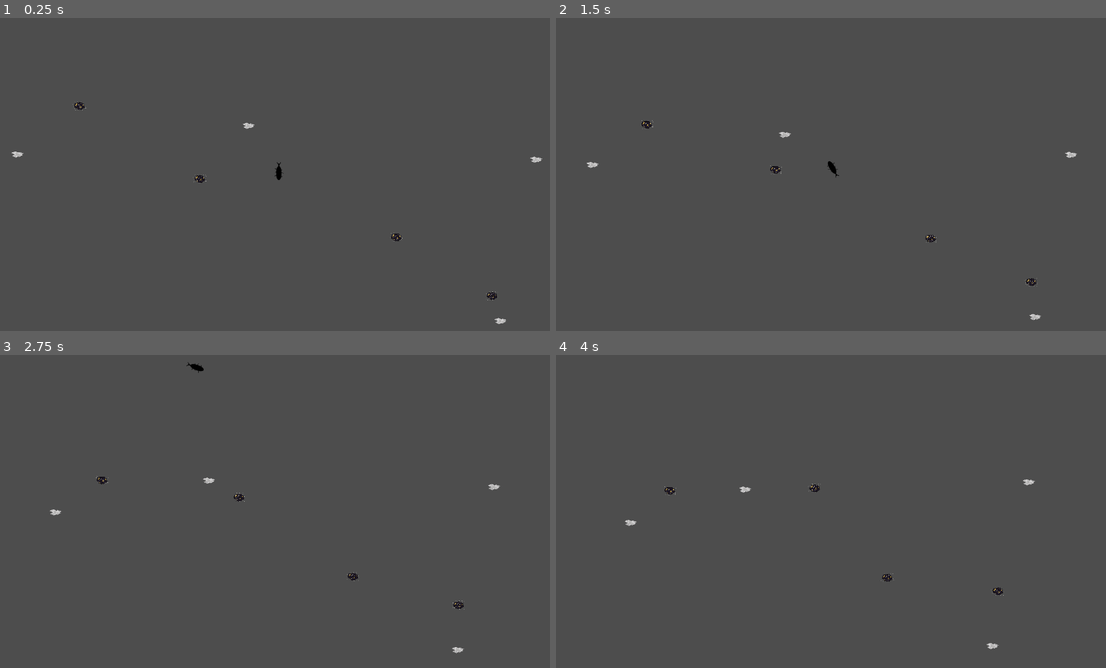
Above: before the commit, frames 1-4 (two rows, left to right).
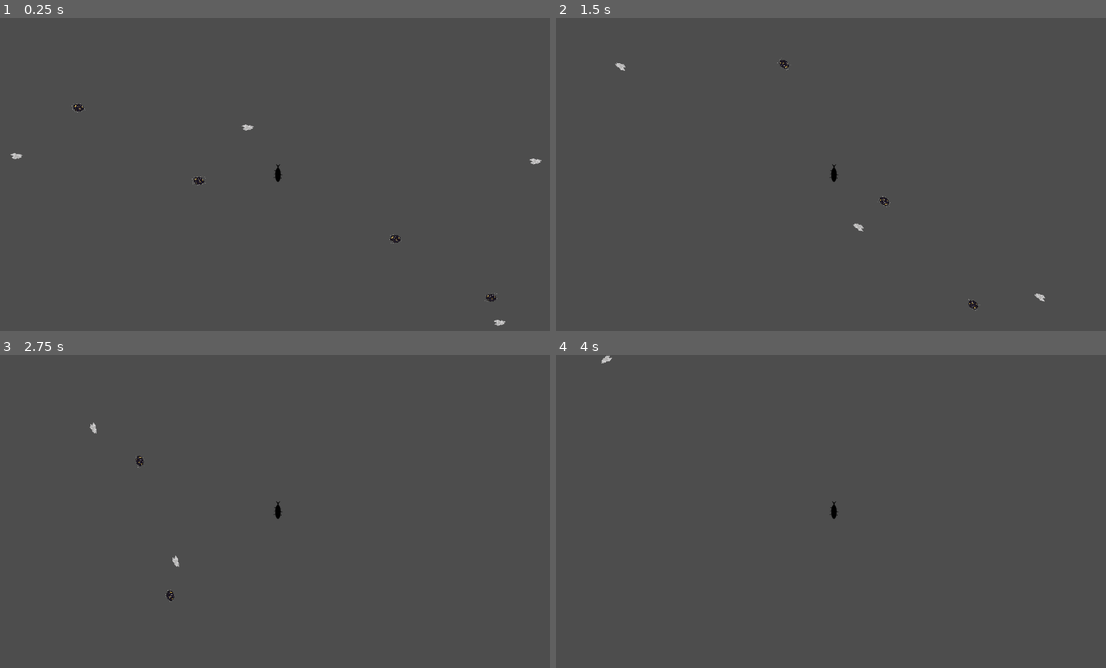
Above: after the commit, the same moments.

Repository: CarterHorton/starrrboard-HO
Game: Godot game, scene res://scenes/game.tscn
Same seed, same stepped clock (60 frames per second), same inputs: the game is played once before the commit and once after it.
Inputs:
- Up to frame 1 (0.25 s): no input
- Up to frame 2 (1.5 s): hold Right (rotate_right) 0.53-1.28 s; hold Down (move_backward) from 1.28 s (still down)
- Up to frame 3 (2.75 s): release Down (move_backward) at 2.03 s; hold Right (rotate_right) from 2.03 s (still down)
- Up to frame 4 (4 s): release Right (rotate_right) at 2.78 s; hold Up (move_forward) 2.78-3.53 s; hold Left (rotate_left) from 3.53 s (still down)

The runs differ from the first frame. In frame 1, 0.3% of the frame differs, in the area x 1-99%, y 26-99%; in frame 2, 0.5%, in the area x 5-95%, y 13-97%; in frame 3, 0.5%; in frame 4, 0.3%.

Commit message:
Camera Movements and bodies

Diff:
--- a/starrrboard,-ho!/scenes/player.tscn
+++ b/starrrboard,-ho!/scenes/player.tscn
@@ -11,7 +11,7 @@
 radius = 7.0
 height = 34.0
 
-[node name="CharacterBody2D" type="CharacterBody2D" groups=["player"]]
+[node name="player" type="CharacterBody2D" groups=["player"]]
 script = ExtResource("1_g2els")
 
 [node name="Sprite2D" type="Sprite2D" parent="."]
@@ -23,6 +23,9 @@
 scale = Vector2(0.8, 0.8)
 shape = SubResource("CapsuleShape2D_g2els")
 
+[node name="Camera2D" type="Camera2D" parent="."]
+ignore_rotation = false
+
 [node name="Area2D" type="Area2D" parent="."]
 
 [node name="CollisionShape2D" type="CollisionShape2D" parent="Area2D"]
Not shown, added: starrrboard,-ho!/assets/PlayerShip_Damage.png.import
Not shown, added: starrrboard,-ho!/assets/PlayerShip_Default.png.import
Not shown, added: starrrboard,-ho!/assets/Thruster_FullSpeed.png.import
Not shown, added: starrrboard,-ho!/assets/Thruster_FullSpeed2.png.import
